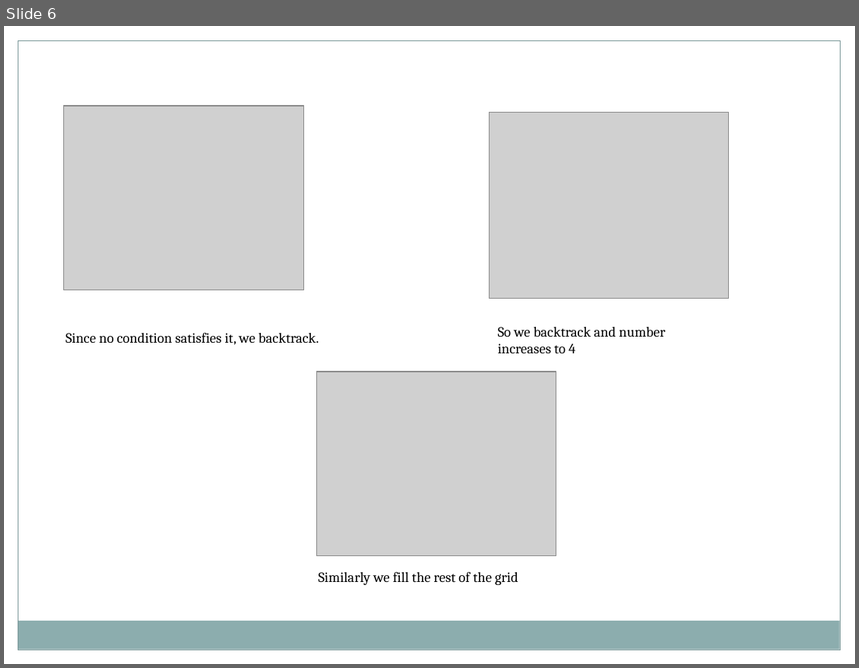
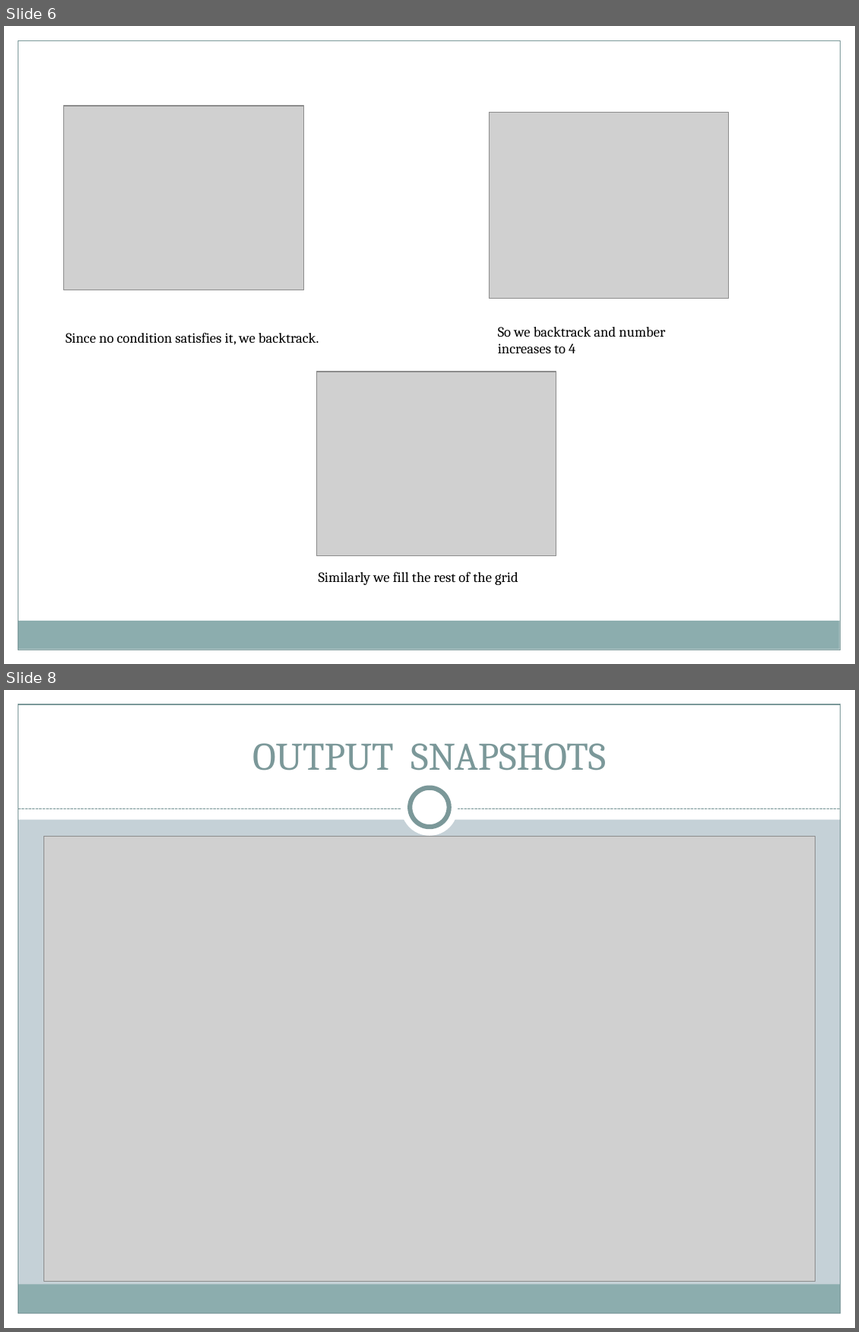
Before and after one commit to aayushacharya/Sudoku-Solver, a slide deck: Sudoku Solver.pptx. Shown one above the other, each under a label of ours: slide 6 before the commit, slides 6 and 8 after it; the slides between them are not shown. The pictures are 859x668 and 859x1332 pixels, drawn with LibreOffice and Linux fonts; fonts in the diff are those of the drawing; grey boxes stand for pictures. Boxes give left, top, right and bottom in pixels: in the first picture for what was removed or moved away, otherwise in the second. Text is boxed around its words. In the diff, an @@ line names an element or a change of style, - is before the commit and + after.

Commit message:
powerpoint

```diff
--- a/Sudoku Solver.pptx
+++ b/Sudoku Solver.pptx
@@ slide 8 added at (4, 690, 855, 1328), background #C5D1D7; not listed: 4 template elements that a slide beside it also shows @@
@@ rectangle added at (4, 690, 855, 819), fill #FFFFFF @@
@@ title added at (253, 743, 606, 771), 33 pt, text #7C999A @@
+OUTPUT SNAPSHOTS
@@ ellipse added at (401, 780, 458, 837), fill #FFFFFF @@
@@ ellipse added at (410, 788, 449, 827), fill #FFFFFF, outline #7C999A 4 pt @@
@@ line added from (18, 809) to (841, 809), #7C999A 0.75 pt dashed @@
@@ picture added at (44, 837, 815, 1281) @@
@@ rectangle added at (4, 1314, 855, 1328), fill #FFFFFF @@
```
Also in this commit, not shown: 5 other slides added, 5 other files.
